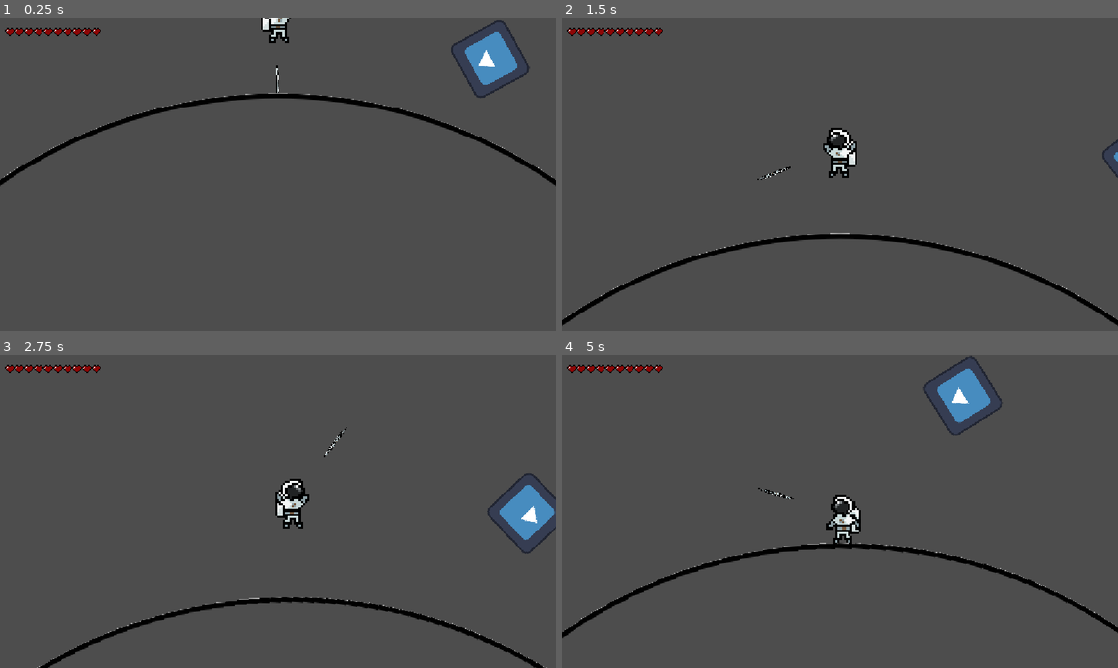
Above: before the commit, frames 1-4 (two rows, left to right).
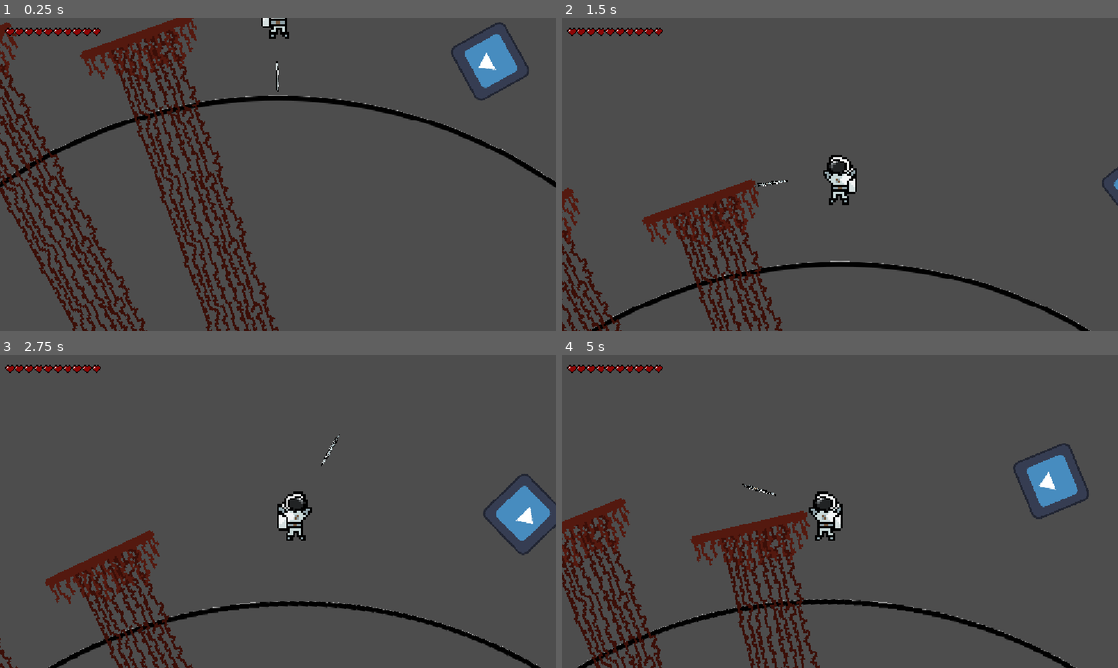
Above: after the commit, the same moments.

Repository: sDANTOSO/whs-overlockers-kiwihacks
Game: Godot game, scene res://Scenes/test_planet2.tscn
Same seed, same stepped clock (60 frames per second), same inputs: the game is played once before the commit and once after it. This scene is started directly instead of the project's main scene. The engine's default icon, where the game draws it, is replaced by a stand-in: a white triangle on a blue panel in a dark square.
Inputs (mouse positions are in pixels of both pictures, inside the frame that each line leads up to):
- Up to frame 1 (0.25 s): no input
- Up to frame 2 (1.5 s): tap Enter (ui_accept) at 0.5, 0.77 s; move the mouse to (962, 158) at 0.52 s; hold Right (ui_right) 0.53-1.28 s; click (962, 158) at 0.6 s; move the mouse to (728, 190) at 1.27 s; hold Left (ui_left) from 1.28 s (still down); tap C (checkpoint) at 1.35 s
- Up to frame 3 (2.75 s): tap Enter (ui_accept) at 1.52 s; click (166, 527) at 1.55 s; move the mouse to (333, 442) at 2.02 s; release Left (ui_left) at 2.03 s; hold Right (ui_right) from 2.03 s (still down); click (333, 442) at 2.1 s
- Up to frame 4 (5 s): move the mouse to (812, 574) at 2.77 s; click (812, 574) at 2.85 s; tap Enter (ui_accept) at 3.02, 3.77, 4.52 s; move the mouse to (1006, 558) at 3.52 s; release Right (ui_right) at 3.53 s; hold C (checkpoint) 3.53-4.28 s; hold Left (ui_left) from 3.53 s (still down); click (1006, 558) at 3.8 s; move the mouse to (673, 464) at 4.27 s; click (673, 464) at 4.35 s

The runs differ from the first frame. In frame 1, 12% of the frame differs, in the area x 0-100%, y 0-100%; in frame 2, 8.6%; in frame 3, 7.0%; in frame 4, 13%.

Commit message:
some player fixes

Diff:
--- /dev/null
+++ b/fruity-space/Scenes/platform.tscn
@@ -0,0 +1,42 @@
+[gd_scene format=3 uid="uid://cu5jlhwqumt27"]
+
+[ext_resource type="Texture2D" uid="uid://cohyjg4lucuwk" path="res://Assets/Rootstileset.png" id="1_n5262"]
+[ext_resource type="Texture2D" uid="uid://ctn6ppinwfx5k" path="res://Assets/platform.png" id="2_mrs20"]
+
+[sub_resource type="RectangleShape2D" id="RectangleShape2D_g4v7s"]
+size = Vector2(248, 20)
+
+[node name="platform" type="StaticBody2D" unique_id=1459076347]
+
+[node name="RootsSprite" type="Sprite2D" parent="." unique_id=815575565]
+position = Vector2(0, 36)
+scale = Vector2(4.5, 4.5)
+texture = ExtResource("1_n5262")
+
+[node name="RootsSprite2" type="Sprite2D" parent="." unique_id=582730836]
+position = Vector2(0, 180)
+scale = Vector2(4.5, 4.5)
+texture = ExtResource("1_n5262")
+
+[node name="RootsSprite3" type="Sprite2D" parent="." unique_id=1909851811]
+position = Vector2(0, 324)
+scale = Vector2(4.5, 4.5)
+texture = ExtResource("1_n5262")
+
+[node name="RootsSprite4" type="Sprite2D" parent="." unique_id=154868476]
+position = Vector2(0, 467)
+scale = Vector2(4.5, 4.5)
+texture = ExtResource("1_n5262")
+
+[node name="RootsSprite5" type="Sprite2D" parent="." unique_id=1452208749]
+position = Vector2(0, 609)
+scale = Vector2(4.5, 4.5)
+texture = ExtResource("1_n5262")
+
+[node name="PlatformSprite" type="Sprite2D" parent="." unique_id=952289654]
+scale = Vector2(4.5, 4.5)
+texture = ExtResource("2_mrs20")
+
+[node name="CollisionShape2D" type="CollisionShape2D" parent="." unique_id=347067914]
+position = Vector2(-6, -45)
+shape = SubResource("RectangleShape2D_g4v7s")
--- a/fruity-space/Scenes/player.tscn
+++ b/fruity-space/Scenes/player.tscn
@@ -5,10 +5,10 @@
 [ext_resource type="Texture2D" uid="uid://c36jyu48duhdq" path="res://Assets/astronaut.png" id="2_cvnsp"]
 
 [sub_resource type="RectangleShape2D" id="RectangleShape2D_cq4jf"]
-size = Vector2(128, 20)
+size = Vector2(72, 102)
 
 [sub_resource type="RectangleShape2D" id="RectangleShape2D_ktfyh"]
-size = Vector2(100, 2)
+size = Vector2(30, 2)
 
 [node name="Player" type="CharacterBody2D" unique_id=281807801 groups=["Player"]]
 script = ExtResource("1_cvnsp")
@@ -17,6 +17,7 @@
 jumpSprite = ExtResource("2_6t5aa")
 
 [node name="CollisionShape2D" type="CollisionShape2D" parent="." unique_id=1009331673]
+position = Vector2(0, 10)
 shape = SubResource("RectangleShape2D_cq4jf")
 
 [node name="Sprite2D" type="Sprite2D" parent="." unique_id=2044473354 groups=["Player"]]
--- a/fruity-space/Scenes/test_planet2.tscn
+++ b/fruity-space/Scenes/test_planet2.tscn
@@ -7,6 +7,7 @@
 [ext_resource type="Texture2D" uid="uid://bupdaej36xveh" path="res://Assets/Circle_(transparent).png" id="5_uolre"]
 [ext_resource type="Script" uid="uid://btu1t77ylm0xs" path="res://Scripts/path_follow_2d.gd" id="6_jxygr"]
 [ext_resource type="PackedScene" uid="uid://bnf2da3nf22m0" path="res://Scenes/evil_enemy.tscn" id="7_jtigk"]
+[ext_resource type="PackedScene" uid="uid://cu5jlhwqumt27" path="res://Scenes/platform.tscn" id="8_8xu40"]
 
 [sub_resource type="CircleShape2D" id="CircleShape2D_cq4jf"]
 radius = 1024.0
@@ -59,6 +60,20 @@
 [node name="Area2D" parent="Path2D/PathFollow2D/evil_enemy" index="0" unique_id=1102634025 node_paths=PackedStringArray("player")]
 player = NodePath("../../../../Player")
 
+[node name="Platforms" type="Node2D" parent="." unique_id=217250550]
+
+[node name="platform" parent="Platforms" unique_id=1459076347 instance=ExtResource("8_8xu40")]
+position = Vector2(1101, -271.00003)
+rotation = 1.2300916
+
+[node name="platform2" parent="Platforms" unique_id=70939101 instance=ExtResource("8_8xu40")]
+position = Vector2(1070.9999, -635)
+rotation = 1.0732855
+
+[node name="platform3" parent="Platforms" unique_id=1893528493 instance=ExtResource("8_8xu40")]
+position = Vector2(1002, -1003)
+rotation = 0.9444728
+
 [editable path="Camera"]
 [editable path="Sprite2D"]
 [editable path="Player"]
--- a/fruity-space/Scripts/player.gd
+++ b/fruity-space/Scripts/player.gd
@@ -52,22 +52,22 @@
 		sprite.flip_h = true;
 
 	if not shapecast.is_colliding():
-		var A = G / max(magnitude * magnitude, 0.1)
-		magnitude_velocity += A * delta
+	#	var A = G / max(magnitude * magnitude, 0.1)
+	#	magnitude_velocity += A * delta
 		sprite.texture = jumpSprite;
 		grounded = false;
 	else:
-		#if !grounded:
+	#	#if !grounded:
 		direction *= FRICTION;
-		grounded = true;
-		sprite.texture = idleSprite;
-		if Input.is_action_just_pressed("primary"):
-			var yVel = max(0,-sin(arrow.rotation))*jump_velocity;
-			if yVel>jumpThreshold:
-				direction = xDir;
-				magnitude_velocity -= yVel;
-		else:
-			magnitude_velocity = 0.0
+	#	grounded = true;
+	#	sprite.texture = idleSprite;
+	if Input.is_action_just_pressed("primary"):
+		var yVel = max(0,-sin(arrow.rotation))*jump_velocity;
+		if yVel>jumpThreshold:
+			direction = xDir;
+			magnitude_velocity -= yVel;
+	else:
+		magnitude_velocity = 0.0
 
 	magnitude -= magnitude_velocity
 
@@ -81,10 +81,13 @@
 	)
 
 	velocity = (target_position - position) / delta
-
+	var velX = velocity.x;
 	if move_and_slide():
 		theta = position.angle()
 		rotation = theta + PI/2
+
+		if velX!=0 && velocity.x==0:
+			print("hit wall");
 	else:
 		theta = next_theta
 		rotation = theta + PI/2
